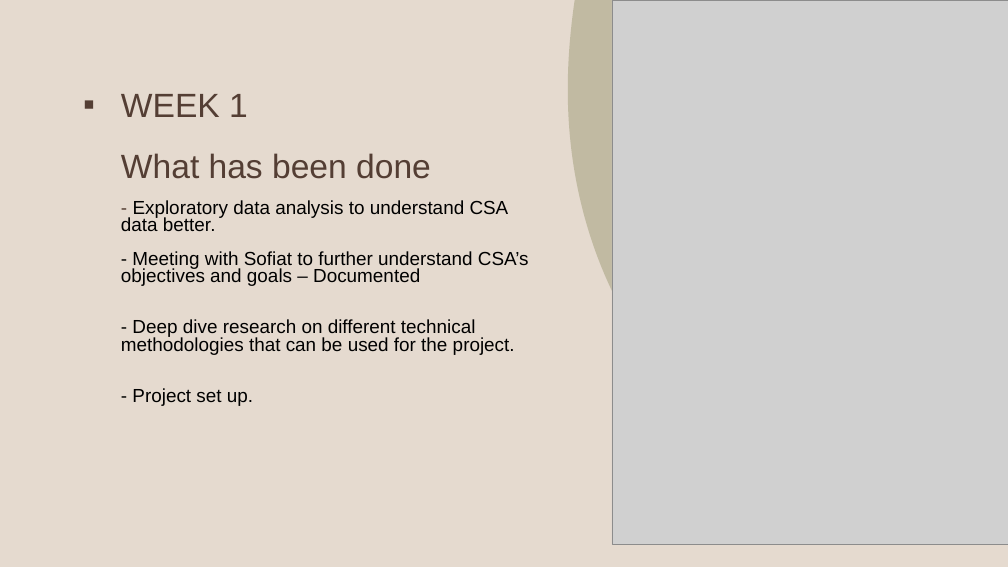
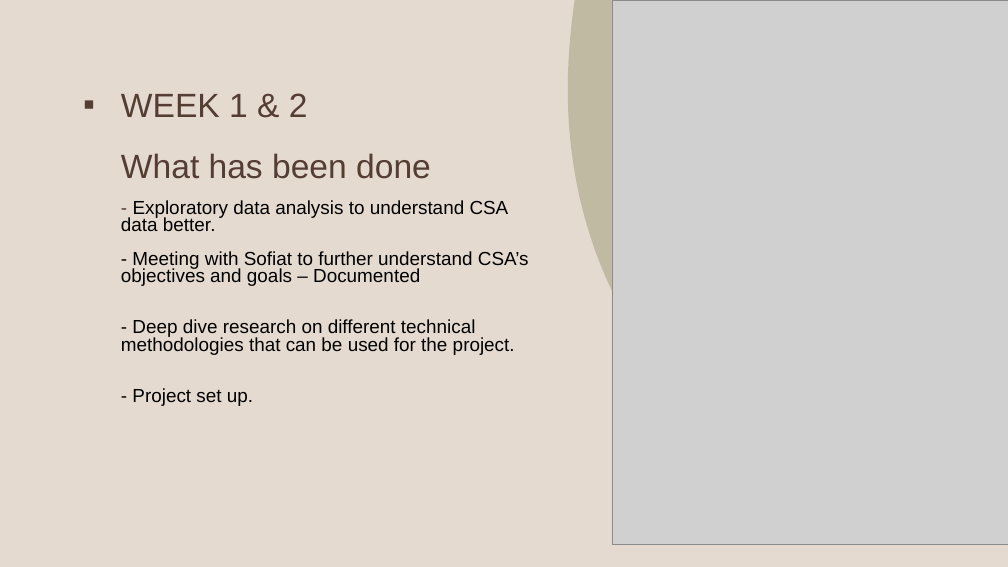
Before and after one commit to GraceWangui/bayesian-causal-analysis, a slide deck: slide 3 of Presentations/MSC DISSERTATION Presentations.pptx. Drawn at 1008x567 pixels with LibreOffice and Linux fonts; fonts in the diff are those of the drawing; grey boxes stand for pictures; background and template pictures are left out. Boxes give left, top, right and bottom in pixels: in the first picture for what was removed or moved away, otherwise in the second. Text is boxed around its words. In the diff, an @@ line names an element or a change of style, - is before the commit and + after.

```diff
--- a/Presentations/MSC DISSERTATION Presentations.pptx
+++ b/Presentations/MSC DISSERTATION Presentations.pptx
@@ title at [121, 93, 529, 406]: text changed @@
-▪ WEEK 1
-  What has been done
-  - Exploratory data analysis to understand CSA data better.
-  - Meeting with Sofiat to further understand CSA’s objectives and goals – Documented
-  - Deep dive research on different technical methodologies that can be used for the project.
-  - Project set up.
+▪ WEEK 1 & 2
+  What has been done
+  - Exploratory data analysis to understand CSA data better.
+  - Meeting with Sofiat to further understand CSA’s objectives and goals – Documented
+  - Deep dive research on different technical methodologies that can be used for the project.
+  - Project set up.
```
Also in this commit, not shown: 2 other slides changed, 5 slides added, 5 slides removed, 7 other files.
